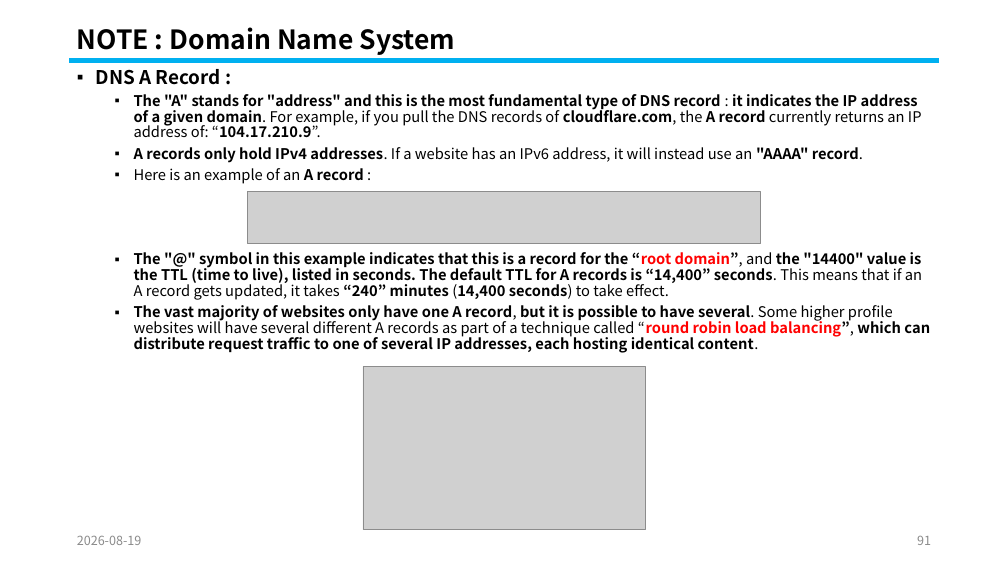
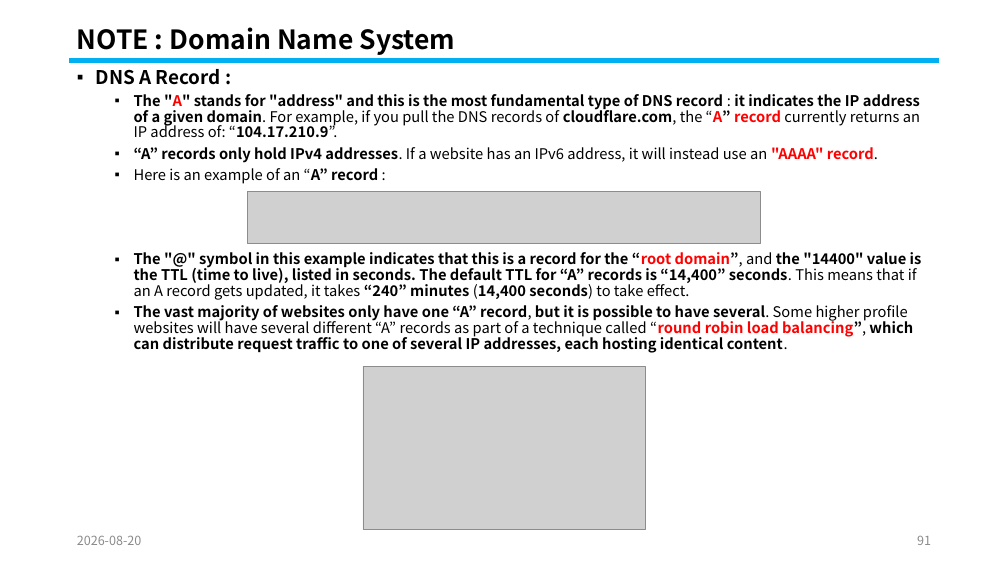
Before and after one commit to knix008/TestSimulator, a slide deck: slide 91 of Kubernetes/Kubernetes Part 02-2026.08.25.pptx. Drawn at 1008x567 pixels with LibreOffice and Linux fonts; fonts in the diff are those of the drawing; grey boxes stand for pictures. Boxes give left, top, right and bottom in pixels: in the first picture for what was removed or moved away, otherwise in the second. Text is boxed around its words. In the diff, an @@ line names an element or a change of style, - is before the commit and + after.

```diff
--- a/Kubernetes/Kubernetes Part 02-2026.08.25.pptx
+++ b/Kubernetes/Kubernetes Part 02-2026.08.25.pptx
@@ text at [134, 94, 922, 353]: text changed @@
-  ▪ The "A" stands for "address" and this is the most fundamental type of DNS record : it indicates the IP address of a given domain. For example, if you pull the DNS records of cloudflare.com, the A record currently returns an IP address of: “104.17.210.9”.
-  ▪ A records only hold IPv4 addresses. If a website has an IPv6 address, it will instead use an "AAAA" record.
-  ▪ Here is an example of an A record :
-  ▪ The "@" symbol in this example indicates that this is a record for the “root domain”, and the "14400" value is the TTL (time to live), listed in seconds. The default TTL for A records is “14,400” seconds. This means that if an A record gets updated, it takes “240” minutes (14,400 seconds) to take effect.
-  ▪ The vast majority of websites only have one A record, but it is possible to have several. Some higher profile websites will have several different A records as part of a technique called “round robin load balancing”, which can distribute request traffic to one of several IP addresses, each hosting identical content.
+  ▪ The "A" stands for "address" and this is the most fundamental type of DNS record : it indicates the IP address of a given domain. For example, if you pull the DNS records of cloudflare.com, the “A” record currently returns an IP address of: “104.17.210.9”.
+  ▪ “A” records only hold IPv4 addresses. If a website has an IPv6 address, it will instead use an "AAAA" record.
+  ▪ Here is an example of an “A” record :
+  ▪ The "@" symbol in this example indicates that this is a record for the “root domain”, and the "14400" value is the TTL (time to live), listed in seconds. The default TTL for “A” records is “14,400” seconds. This means that if an A record gets updated, it takes “240” minutes (14,400 seconds) to take effect.
+  ▪ The vast majority of websites only have one “A” record, but it is possible to have several. Some higher profile websites will have several different “A” records as part of a technique called “round robin load balancing”, which can distribute request traffic to one of several IP addresses, each hosting identical content.
@@ text at [77, 536, 142, 545]: text changed @@
-2026-08-19
+2026-08-20
```
Also in this commit, not shown: 115 other slides changed, 1 other file.
